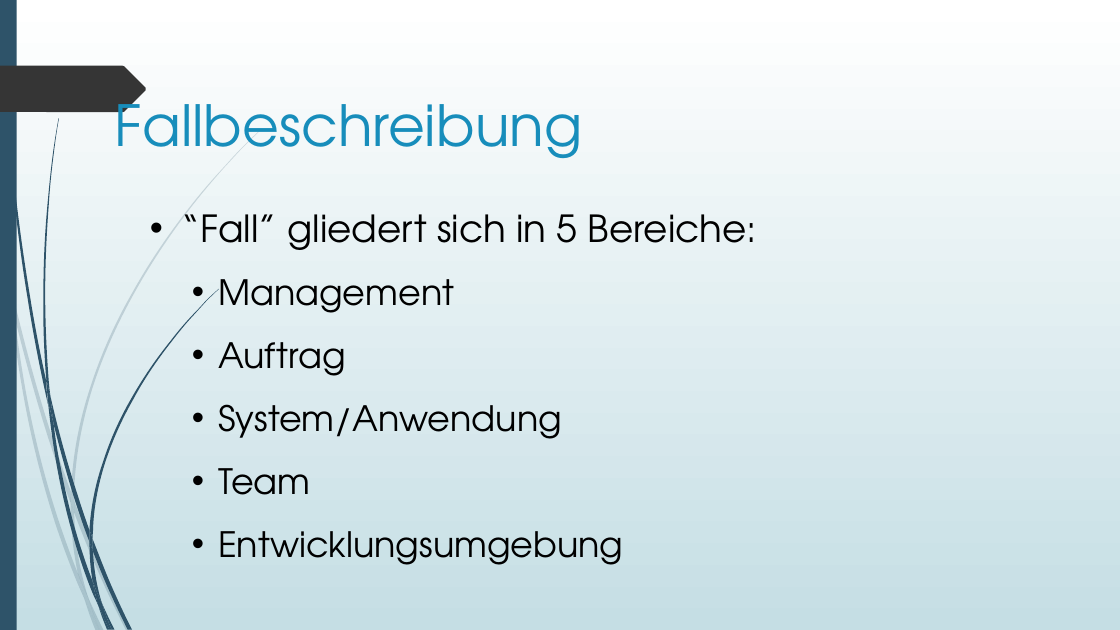
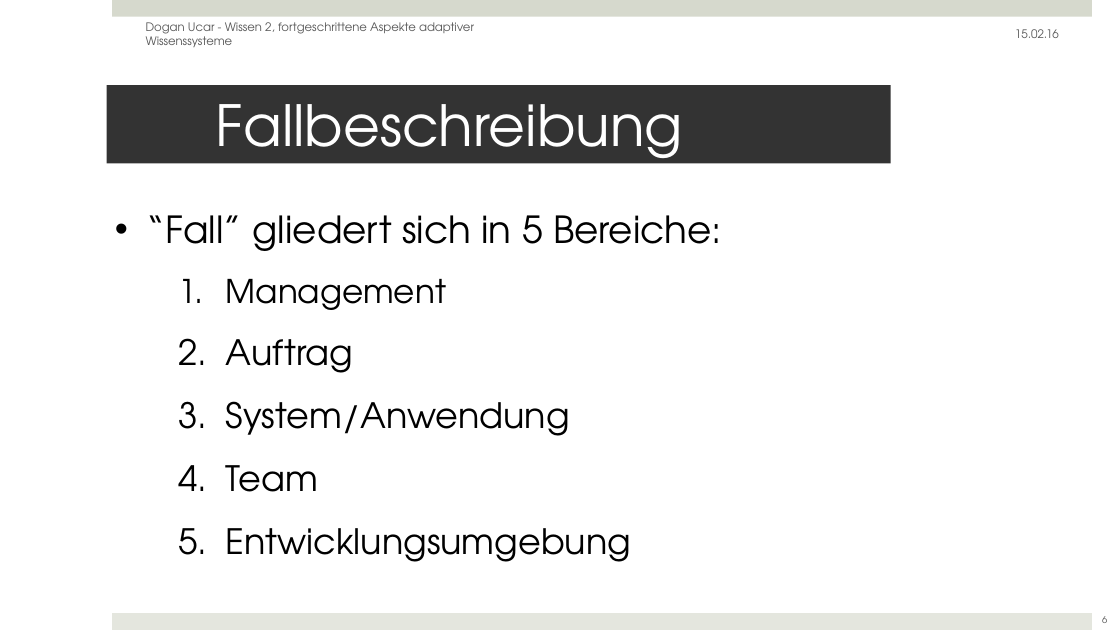
Before and after one commit to doganoo/CaseBasedReasoning, a slide deck: slide 6 of pruefung/Presentation1.pptx (slide 4 before the commit). Drawn at 1120x630 pixels with LibreOffice and Linux fonts; fonts in the diff are those of the drawing. Boxes give left, top, right and bottom in pixels: in the first picture for what was removed or moved away, otherwise in the second. Text is boxed around its words. In the diff, an @@ line names an element or a change of style, - is before the commit and + after.

```diff
--- a/pruefung/Presentation1.pptx
+++ b/pruefung/Presentation1.pptx
@@ background gradient #FFFFFF to #C5DEE5 to #FFFFFF @@
@@ rectangle removed at (x1=0, y1=0, x2=17, y2=630) @@
@@ rectangle added at (x1=112, y1=0, x2=1091, y2=17), fill #D6D9CD @@
@@ text added at (x1=146, y1=22, x2=474, y2=47), 10 pt, text #595959 @@
+Dogan Ucar - Wissen 2, fortgeschrittene Aspekte adaptiver Wissenssysteme
@@ text added at (x1=1015, y1=29, x2=1059, y2=38), 10 pt, text #595959 @@
+15.02.16
@@ freeform shape removed at (x1=0, y1=66, x2=146, y2=112) @@
@@ title "Fallbeschreibung" resized from (x1=115, y1=86, x2=582, y2=158) to (x1=107, y1=85, x2=891, y2=163) @@
@@ title "Fallbeschreibung" at (x1=107, y1=85, x2=891, y2=163): text colour #178DBB to #FFFFFF; vertical alignment top to middle; fill none to #333333 @@
@@ text "“Fall” gliedert sich in 5 ..." moved from (x1=181, y1=214, x2=757, y2=565) to (x1=147, y1=215, x2=722, y2=562) @@
@@ text at (x1=226, y1=279, x2=631, y2=562): size 30 to 28 pt in "Management"; bullet • to 1.; list level 2 to 3 in "Management"; list level 2 to 3 in "Auftrag"; list level 2 to 3 in "System/Anwendung"; list level 2 to 3 in "Team"; list level 2 to 3 in "Entwicklungsumgebung" @@
@@ group removed at (x1=0, y1=129, x2=262, y2=630): 10 freeform shapes @@
@@ group removed at (x1=3, y1=0, x2=218, y2=630): 12 freeform shapes @@
@@ rectangle added at (x1=112, y1=613, x2=1091, y2=630), fill #E4E6DE @@
@@ page number added at (x1=1102, y1=616, x2=1107, y2=623), 8 pt, text #595959 @@
+6
```
Also in this commit, not shown: 7 other slides changed, 7 slides added, 5 slides removed, 3 other files.
